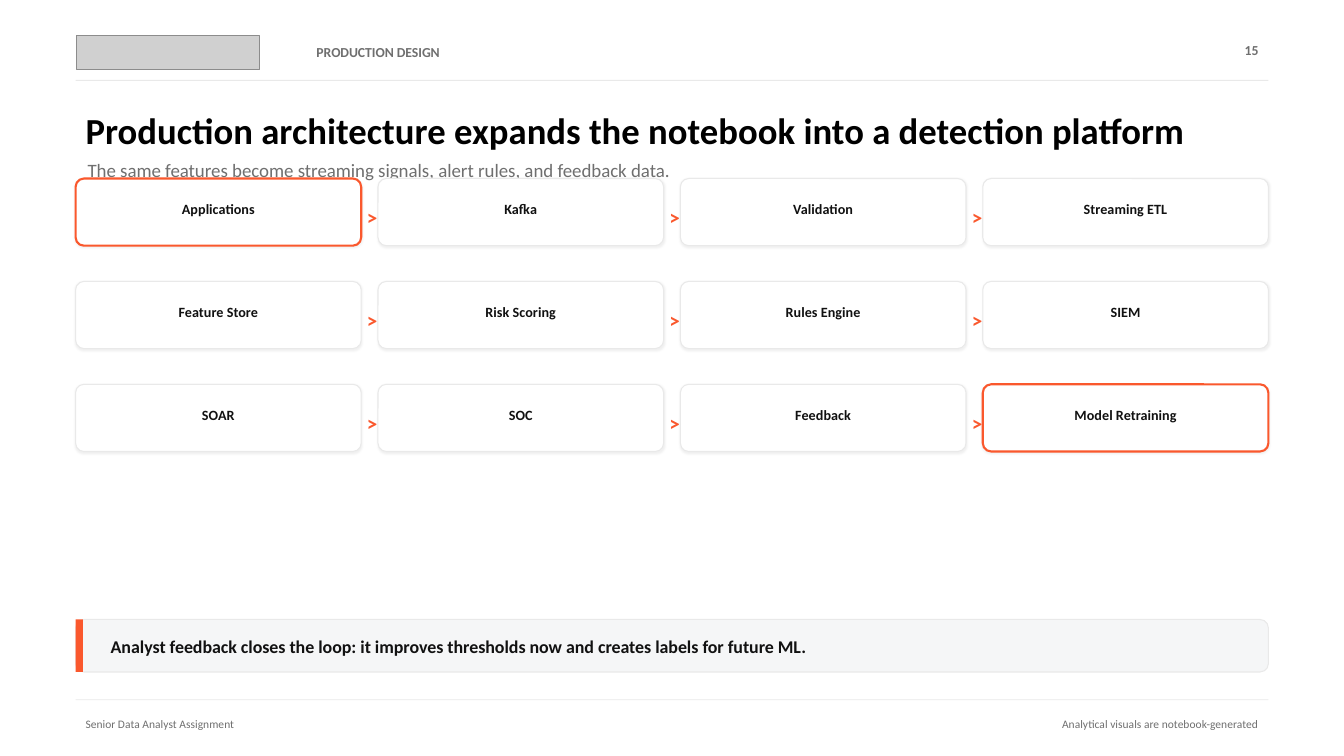
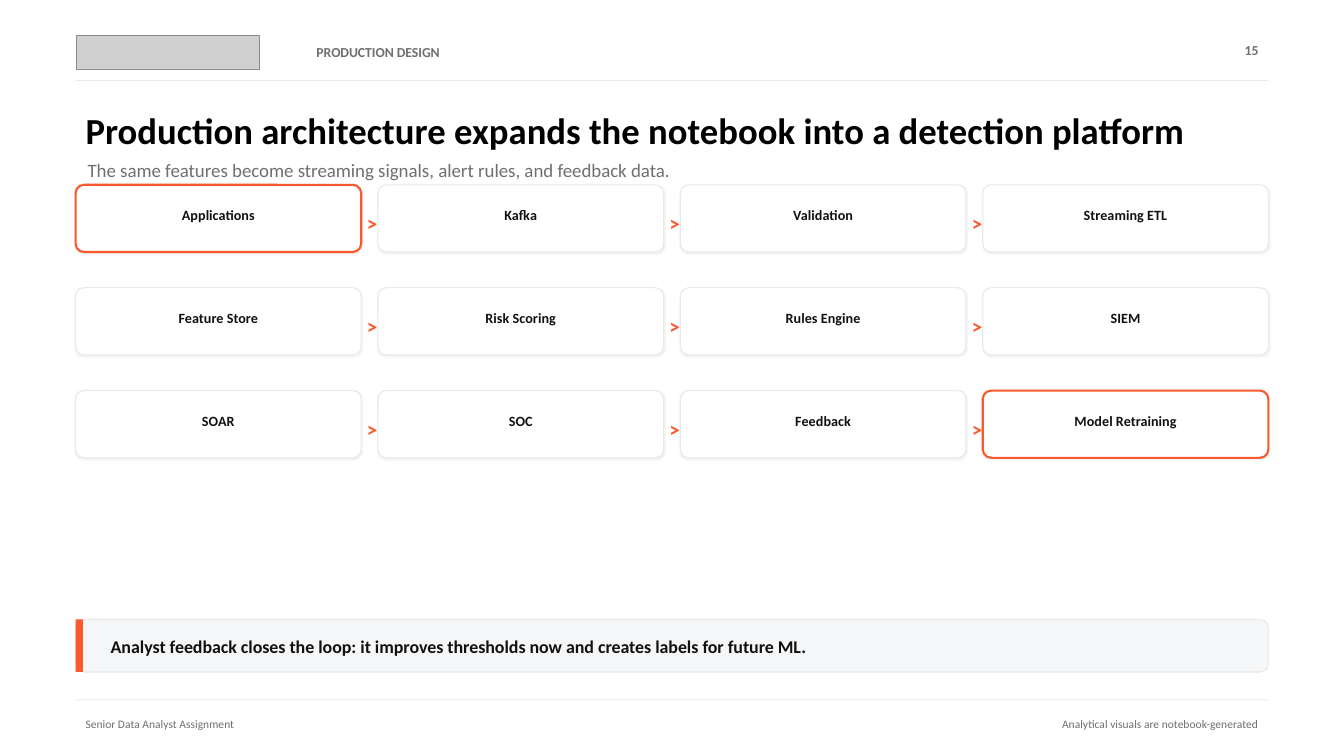
Before and after one commit to Aaaanastasia/security-login-analytics-investigation, a slide deck: slide 15 of presentation/security_login_analytics_investigation_short.pptx. Drawn at 1344x756 pixels with LibreOffice and Linux fonts; fonts in the diff are those of the drawing; grey boxes stand for pictures. Boxes give left, top, right and bottom in pixels: in the first picture for what was removed or moved away, otherwise in the second. Text is boxed around its words. In the diff, an @@ line names an element or a change of style, - is before the commit and + after.

```diff
--- a/presentation/security_login_analytics_investigation_short.pptx
+++ b/presentation/security_login_analytics_investigation_short.pptx
@@ 21 texts, 12 rounded rectangles: place and size @@
-21 texts, 12 rounded rectangles at <box>76,178,1268,452</box>
+21 texts, 12 rounded rectangles at <box>76,185,1268,459</box>
```
Also in this commit, not shown: 11 other slides changed, 1 other file.
